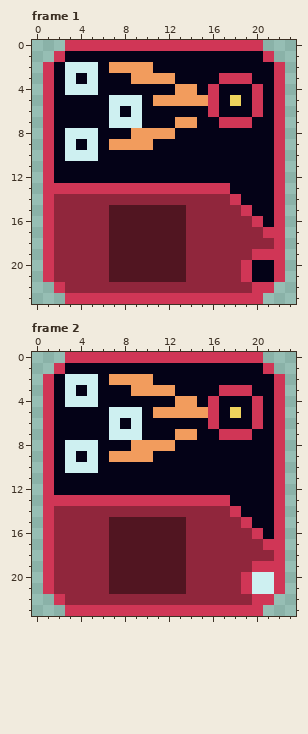
Pixel-art file: Art/Textures/Tiles/RedTiles/swarm_battery.aseprite. Above: the version before the commit.
24x24 pixels, 2 frames. Shown: frame 1, frame 2.
New version:
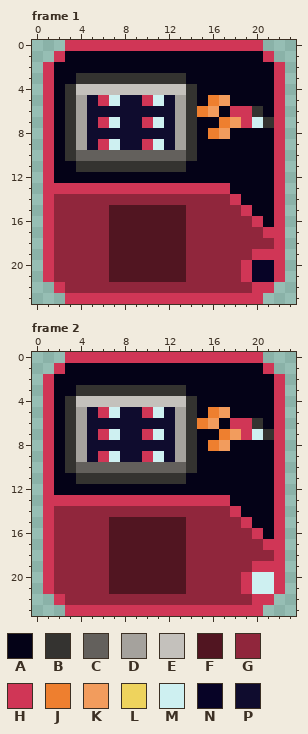
Palette (. is transparent): A #040217  B #343330  C #63605c  D #a5a29d  E #c4c1bc  F #511521  G #90263c  H #d03656  J #ee7f2f  K #f29c5d  L #eed35d  M #cef0f1  N #070326  P #0f0c2e
Diff:
Frame 1:
y 2: x 3..5 MMM -> AAA; x 7..10 KKKK -> AAAA
y 3: x 3..13 MAMAAAKKKKA -> ABBBBBBBBBB; x 17..19 HHH -> AAA
y 4: x 3..14 MMMAAAAAAAKK -> BEEEEEEEEEEB; x 16 H -> A; x 20 H -> A
y 5: x 3..6 AAAA -> BDPH; x 8..18 MMAKKKKKHAL -> PPHMPDBAJKA; x 20 H -> A
y 6: x 3..16 AAAAMAMAAAAAAH -> BDPPPPPPPPDBJK; x 18..20 AAH -> HHB
y 7: x 3..6 AAAA -> BDPH; x 8..14 MMAAAKK -> PPHMPDB; x 17..18 HH -> JK; x 20..21 AA -> MB
y 8: x 3..14 MMMAAAKKKKAA -> BDPPPPPPPPDB; x 16..17 AA -> JK
y 9: x 3..14 MAMAKKKKAAAA -> BDPHMPPHMPDB
y 10: x 3..14 MMMAAAAAAAAA -> BCCCCCCCCCCB
y 11: x 4..13 AAAAAAAAAA -> BBBBBBBBBB
y 20..21: x 20..21 AA -> NN
Frame 2:
y 2: x 3..5 MMM -> AAA; x 7..10 KKKK -> AAAA
y 3: x 3..13 MAMAAAKKKKA -> ABBBBBBBBBB; x 17..19 HHH -> AAA
y 4: x 3..14 MMMAAAAAAAKK -> BEEEEEEEEEEB; x 16 H -> A; x 20 H -> A
y 5: x 3..6 AAAA -> BDPH; x 8..18 MMAKKKKKHAL -> PPHMPDBAJKA; x 20 H -> A
y 6: x 3..16 AAAAMAMAAAAAAH -> BDPPPPPPPPDBJK; x 18..20 AAH -> HHB
y 7: x 3..6 AAAA -> BDPH; x 8..14 MMAAAKK -> PPHMPDB; x 17..18 HH -> JK; x 20..21 AA -> MB
y 8: x 3..14 MMMAAAKKKKAA -> BDPPPPPPPPDB; x 16..17 AA -> JK
y 9: x 3..14 MAMAKKKKAAAA -> BDPHMPPHMPDB
y 10: x 3..14 MMMAAAAAAAAA -> BCCCCCCCCCCB
y 11: x 4..13 AAAAAAAAAA -> BBBBBBBBBB
Where, in picture pixels (left, top, right, bottom), the same in both pictures:
changed: (65, 62, 274, 172)
changed: (252, 260, 274, 282)
changed: (65, 374, 274, 484)
